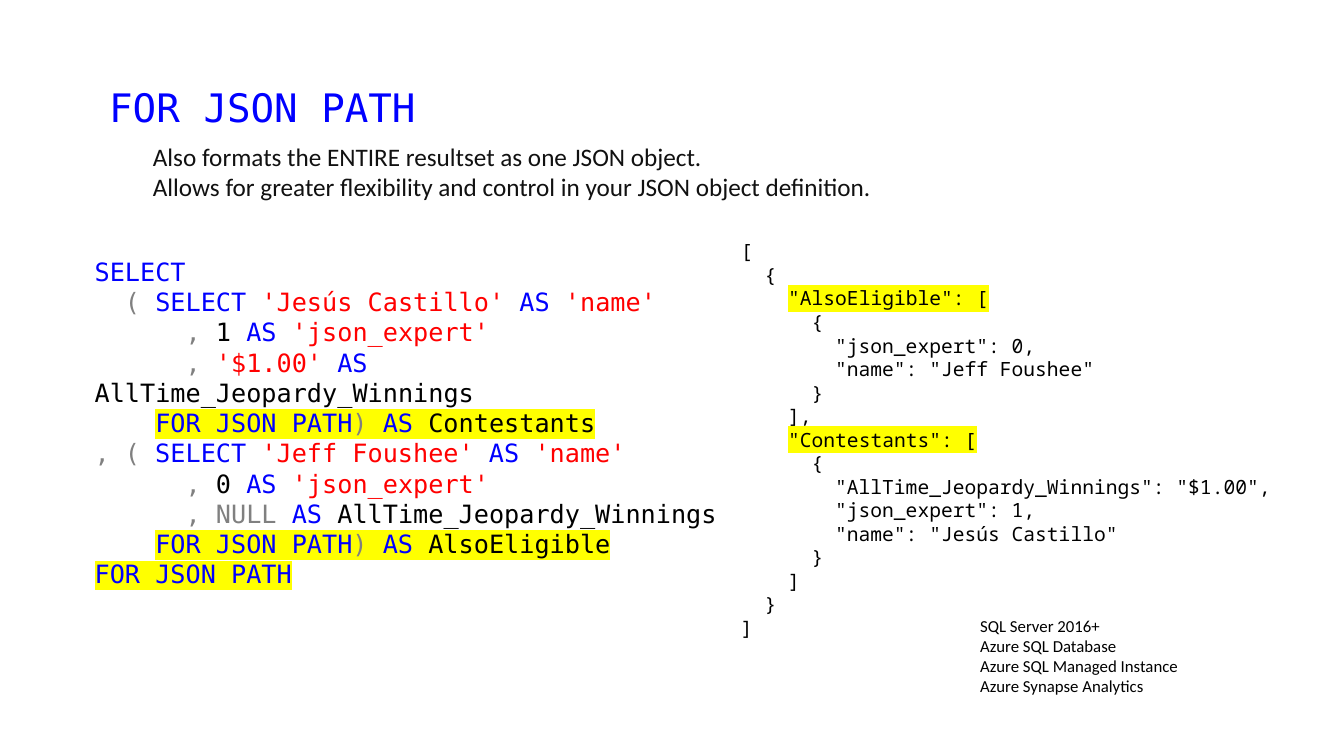
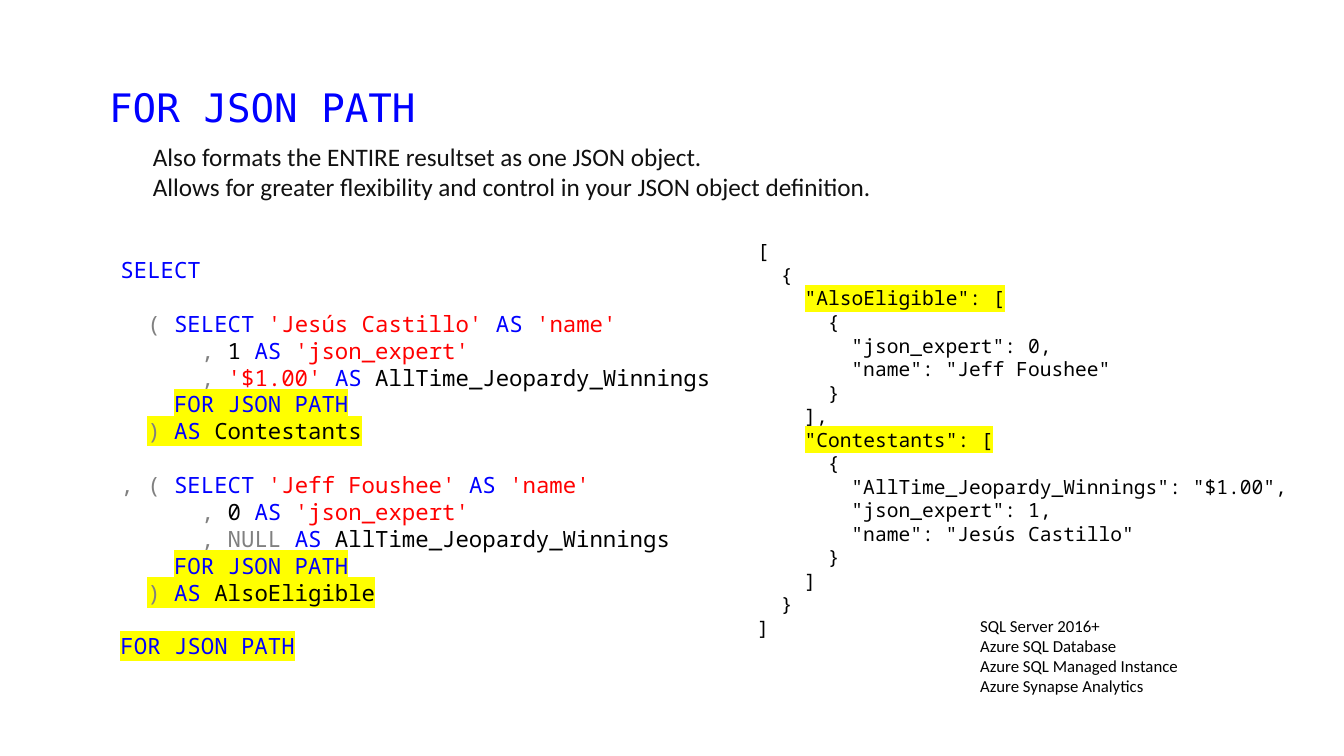
Before and after one commit to jbfoushee/MyPresentations, a slide deck: slide 65 of TSQL_JSON_Operators/TSQL_JSON_Operators.pptx (slide 67 before the commit). Drawn at 1344x756 pixels with LibreOffice and Linux fonts; fonts in the diff are those of the drawing. Boxes give left, top, right and bottom in pixels: in the first picture for what was removed or moved away, otherwise in the second. Text is boxed around its words. In the diff, an @@ line names an element or a change of style, - is before the commit and + after.

```diff
--- a/TSQL_JSON_Operators/TSQL_JSON_Operators.pptx
+++ b/TSQL_JSON_Operators/TSQL_JSON_Operators.pptx
@@ text "[": place and size @@
-text "[" at (788,290,1270,542)
+text "[" at (805,290,1287,542)
@@ text "SELECT": place and size @@
-text "SELECT" at (95,262,716,559)
+text "SELECT" at (120,261,710,655)
@@ text at (120,261,710,577): size 18 to 16 pt, font DejaVu Sans Mono to Noto Sans Mono in "SELECT", "( SELECT 'Jesús Castillo' AS 'name'", ", 1 AS 'json_expert'", ", '$1.00' AS AllTime_Jeopardy_Winnings" and 4 more places @@
@@ text at (174,392,361,440): text changed; size 18 to 16 pt; font DejaVu Sans Mono to Noto Sans Mono @@
-FOR JSON PATH) AS Contestants
+FOR JSON PATH
+) AS Contestants
@@ text at (155,533,610,559): paragraph removed @@
-FOR JSON PATH) AS AlsoEligible
@@ text at (120,584,375,655): paragraphs added @@
+) AS AlsoEligible
+FOR JSON PATH
```
Also in this commit, not shown: 15 other slides changed, 4 slides added, 5 slides removed, 3 other files.
